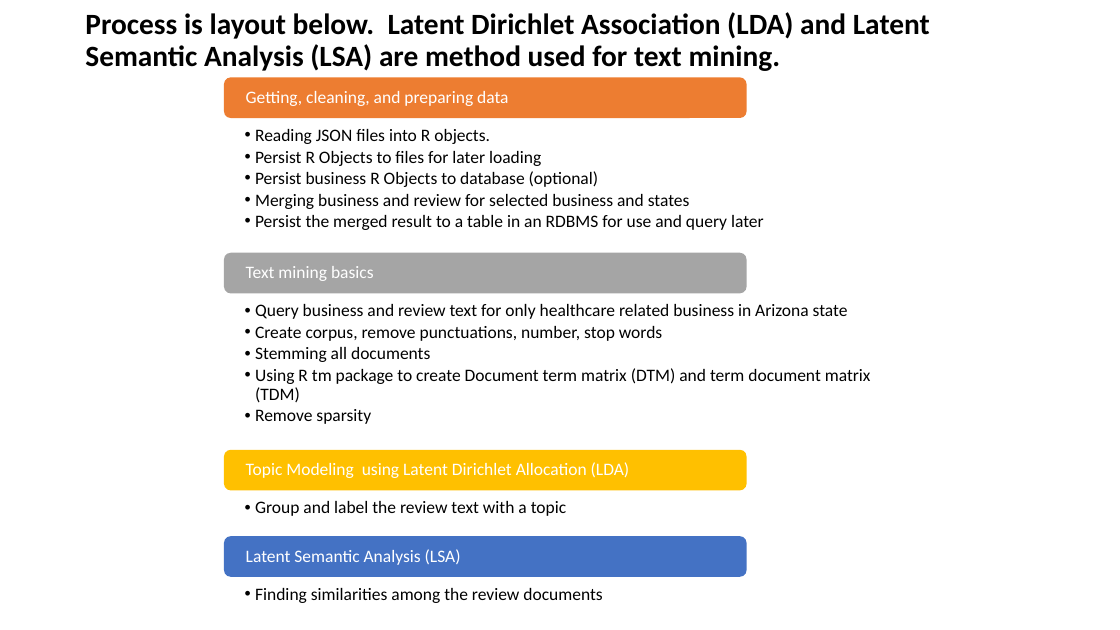
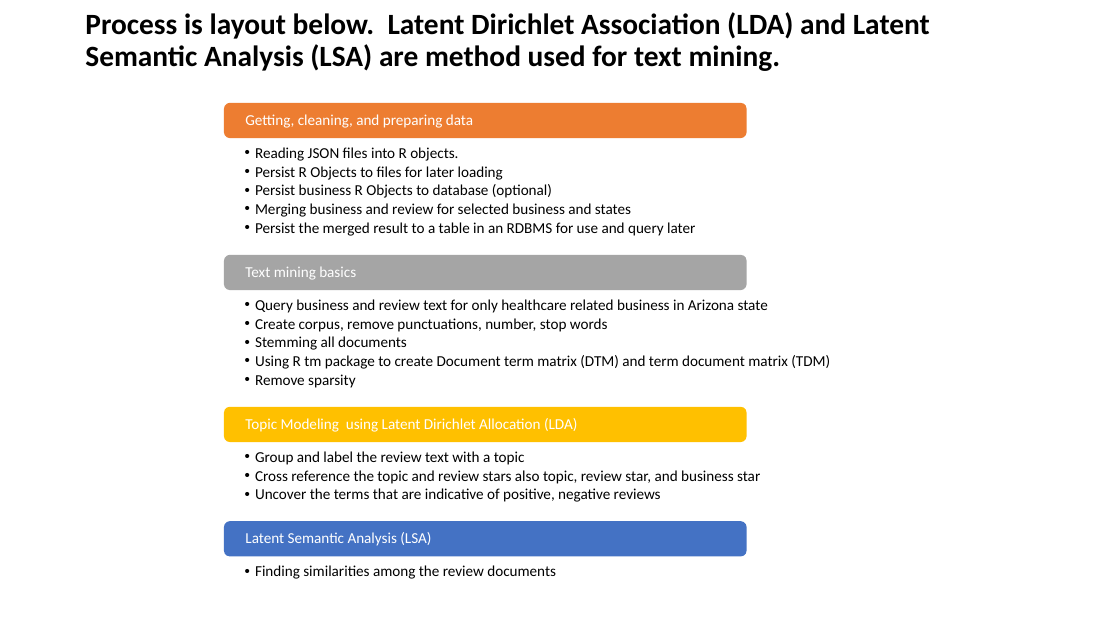
Before and after one commit to mdcRed/Capstone, a slide deck: slide 3 of doc/presentation/MyPresentation.pptx. Drawn at 1120x630 pixels with LibreOffice and Linux fonts; fonts in the diff are those of the drawing. Boxes give left, top, right and bottom in pixels: in the first picture for what was removed or moved away, otherwise in the second. Text is boxed around its words. In the diff, an @@ line names an element or a change of style, - is before the commit and + after.

```diff
--- a/doc/presentation/MyPresentation.pptx
+++ b/doc/presentation/MyPresentation.pptx
@@ rounded rectangle: place and size @@
-rounded rectangle at [224, 77, 747, 118]
+rounded rectangle at [224, 103, 747, 138]
@@ text "Getting, cleaning, and preparing data": place and size @@
-text "Getting, cleaning, and preparing data" at [246, 91, 508, 106]
+text "Getting, cleaning, and preparing data" at [245, 114, 473, 128]
@@ text "Reading JSON files into R ...": place and size @@
-text "Reading JSON files into R ..." at [255, 129, 764, 230]
+text "Reading JSON files into R ..." at [255, 147, 695, 236]
@@ rectangle: place and size @@
-rectangle at [187, 97, 933, 245]
+rectangle at [187, 120, 933, 248]
@@ rectangle: place and size @@
-rectangle at [187, 273, 933, 443]
+rectangle at [187, 272, 933, 400]
@@ rounded rectangle: place and size @@
-rounded rectangle at [224, 450, 747, 490]
+rounded rectangle at [224, 407, 747, 442]
@@ size 15 to 13 pt in 7 elements at [245, 267, 356, 280], [255, 147, 695, 236], [245, 532, 431, 546], [255, 565, 556, 579], [245, 114, 473, 128], [255, 299, 830, 388], [245, 418, 577, 432] @@
@@ text "Topic Modeling using Latent Dirichlet ...": place and size @@
-text "Topic Modeling using Latent Dirichlet ..." at [246, 462, 630, 478]
+text "Topic Modeling using Latent Dirichlet ..." at [245, 418, 577, 432]
@@ rectangle: place and size @@
-rectangle at [187, 471, 933, 529]
+rectangle at [187, 424, 933, 514]
@@ text "Group and label the review ...": place and size @@
-text "Group and label the review ..." at [255, 501, 566, 516]
+text "Group and label the review ..." at [255, 451, 760, 502]
@@ text at [255, 470, 760, 502]: paragraphs added @@
+  •• Cross reference the topic and review stars also topic, review star, and business star
+  •• Uncover the terms that are indicative of positive, negative reviews
@@ text at [255, 451, 525, 465]: size 15 to 13 pt in "Group and label the review text with ..." @@
@@ text "Finding similarities among the review ...": place and size @@
-text "Finding similarities among the review ..." at [255, 588, 602, 603]
+text "Finding similarities among the review ..." at [255, 565, 556, 579]
@@ rectangle: place and size @@
-rectangle at [187, 557, 933, 616]
+rectangle at [187, 539, 933, 589]
@@ rounded rectangle: place and size @@
-rounded rectangle at [224, 536, 747, 576]
+rounded rectangle at [224, 521, 747, 556]
@@ text "Latent Semantic Analysis (LSA)": place and size @@
-text "Latent Semantic Analysis (LSA)" at [246, 549, 461, 565]
+text "Latent Semantic Analysis (LSA)" at [245, 532, 431, 546]
```
Also in this commit, not shown: 1 other slide changed.
